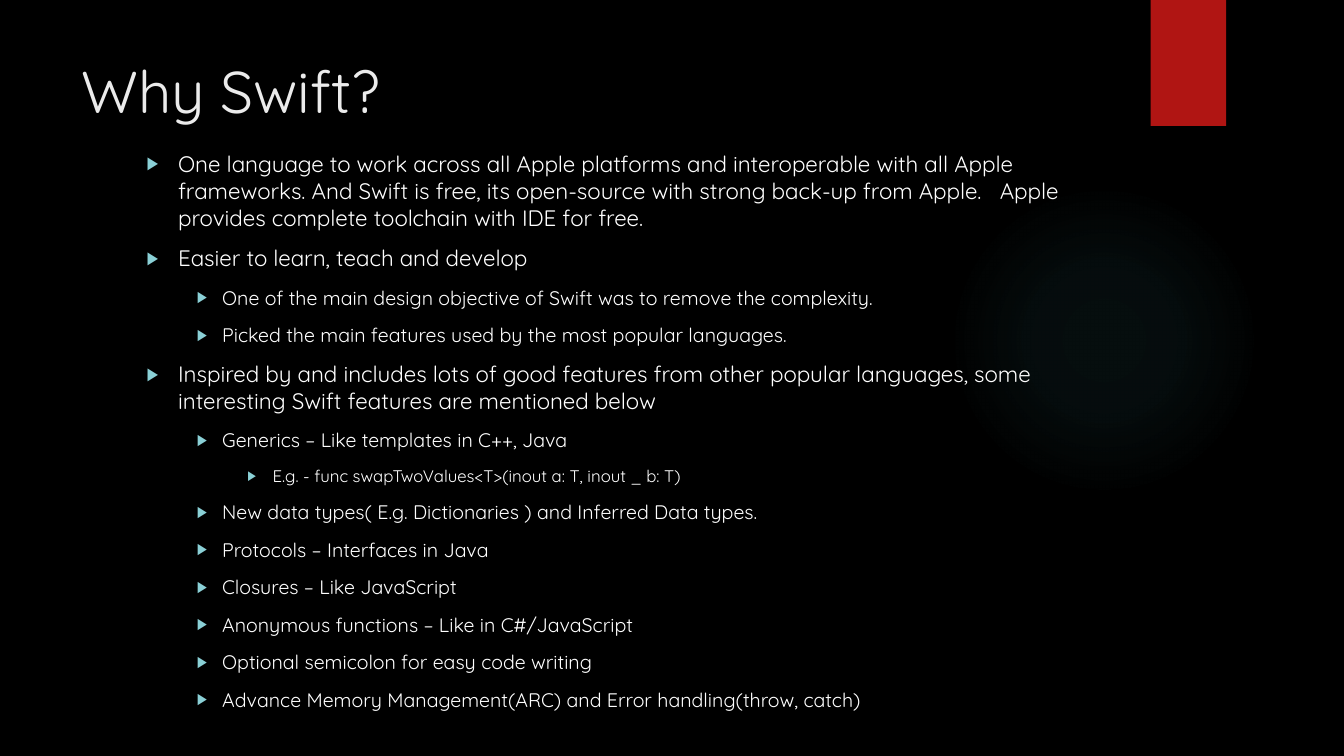
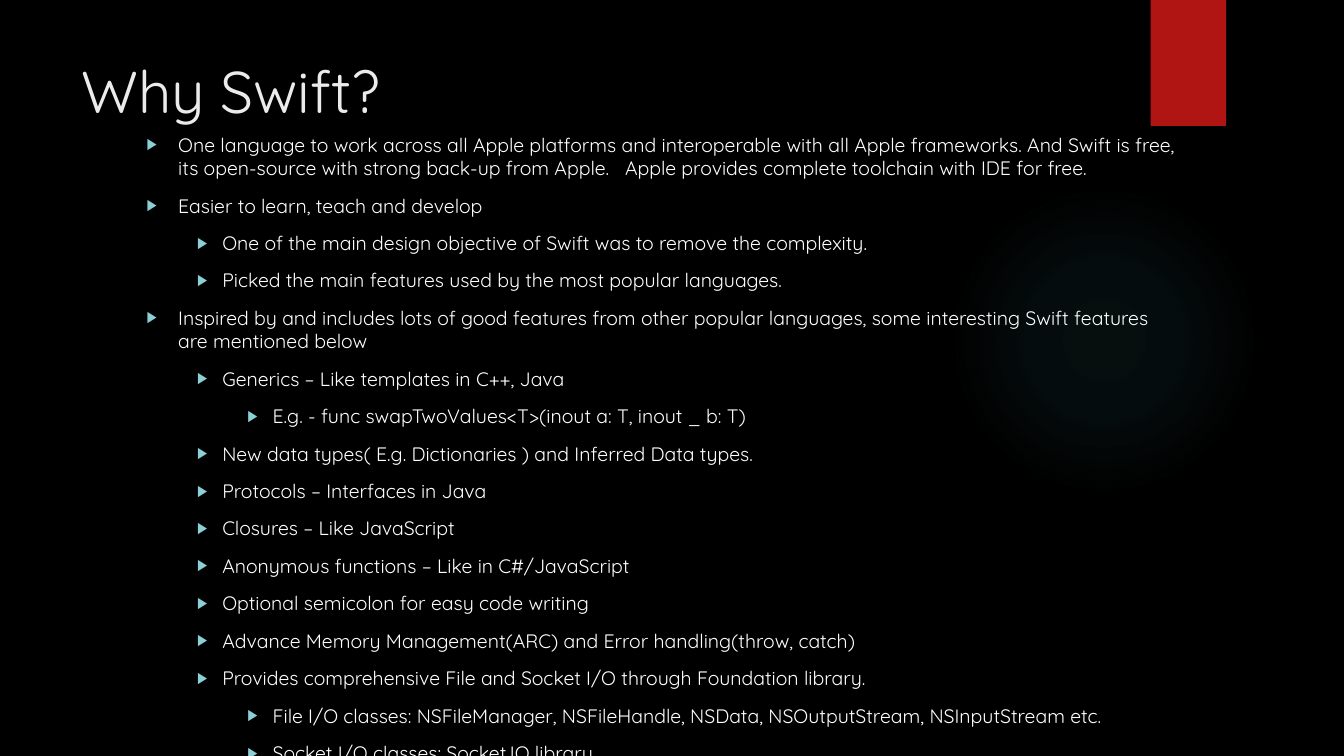
Before and after one commit to group11-cs354/cs354-lw, a slide deck: slide 5 of SwiftPresentation.pptx. Drawn at 1344x756 pixels with LibreOffice and Linux fonts; fonts in the diff are those of the drawing; background and template pictures are left out. Boxes give left, top, right and bottom in pixels: in the first picture for what was removed or moved away, otherwise in the second. Text is boxed around its words. In the diff, an @@ line names an element or a change of style, - is before the commit and + after.

Commit message:
Added more diffs

```diff
--- a/SwiftPresentation.pptx
+++ b/SwiftPresentation.pptx
@@ text "One language to work across ...": place and size @@
-text "One language to work across ..." at [178,155,1059,673]
+text "One language to work across ..." at [178,137,1174,727]
@@ text at [178,137,1174,652]: size 16 to 13.9 pt in "One language to work across all Apple ...", "Easier to learn, teach and develop", "Inspired by and includes lots of good ..."; size 14 to 13.9 pt in "One of the main design objective of ...", "Picked the main features used by the ...", "Generics – Like templates in C++, Java", "New data types( E.g. Dictionaries ) and ..." and 5 more places; size 12 to 13.9 pt in "E.g. - func swapTwoValues<T>(inout a: T, inout ..." @@
@@ text at [222,669,1101,727]: paragraphs added @@
+    ▶ Provides comprehensive File and Socket I/O through Foundation library.
+      ▶ File I/O classes: NSFileManager, NSFileHandle, NSData, NSOutputStream, NSInputStream etc.
+      ▶ Socket I/O classes: Socket.IO library
```
